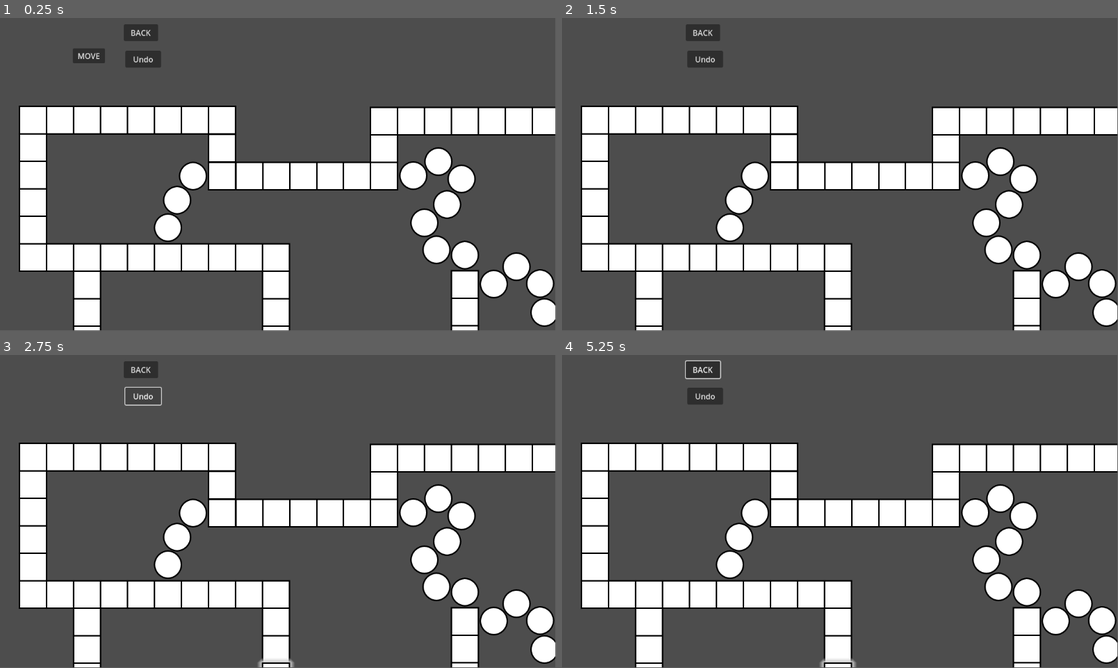
Above: before the commit, frames 1-4 (two rows, left to right).
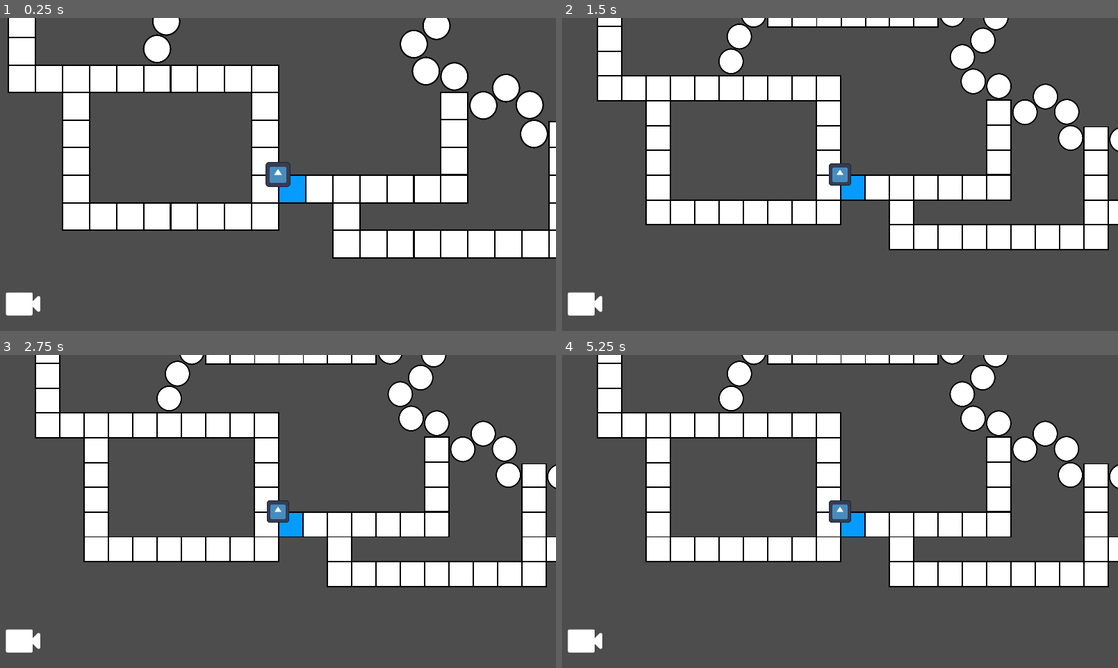
Above: after the commit, the same moments.

Repository: hfxbse/mparty
Game: Godot game, scene res://main/main.tscn
The game is run twice, just before and just after one commit, with the same random seed, the same clock (stepped at 60 frames per second) and the same inputs. The engine's default icon, where the game draws it, is replaced by a stand-in: a white triangle on a blue panel in a dark square.
Inputs (mouse positions are in pixels of both pictures, inside the frame that each line leads up to):
- Up to frame 1 (0.25 s): no input
- Up to frame 2 (1.5 s): click (589, 305) at 0.52 s; click (650, 55) at 1.25 s, where only the run before the commit has a clickable "MOVE"
- Up to frame 3 (2.75 s): click (144, 395) at 2 s, where only the run before the commit has a clickable "Undo"
- Up to frame 4 (5.25 s): click (706, 395) at 2.75 s, where only the run before the commit has a clickable "Undo"; click (706, 395) at 3.5 s, where only the run before the commit has a clickable "Undo"; click (701, 370) at 4.25 s, where only the run before the commit has a clickable "BACK"; move the mouse to (962, 495) at 5.02 s; hold M from 5.03 s (still down); click (962, 495) at 5.17 s
In our replay, the window is 799x449 before the commit and 800x450 after it. These sizes can differ from the game's own. Grey fills any space a smaller window leaves; there, only what the larger window draws over its background counts as a difference.

The runs differ from the first frame. In frame 1, 43% of the frame differs, in the area x 1-100%, y 0-100%; in frame 2, 42%; in frame 3, 42%; in frame 4, 42%.

Commit message:
Add cameras
PR #14

Diff:
--- a/main/main.gd
+++ b/main/main.gd
@@ -3,19 +3,40 @@
 @onready var player: Player = $Player
 @onready var map = $Map
 @onready var MoveButton = $MoveButton
+@onready var main_camera = $MainCamera
+@onready var player_camera = $Player/PlayerCamera
+@onready var hud = $HUD
 
+signal turn_start()
 
 func _init():
 	var question_handler = preload("res://data_providers/resources/question_provider.tres")
-	#Example call
-	print(question_handler.get_next_question(Question.Difficulty.EASY).question)
-	print(question_handler.get_random_question(Question.Difficulty.EASY).question)
 
 
 func _ready():
 	var start = map.start
 	player.current_location = start
 	player.global_position = start.global_position
+
+	player.turn_ended.connect(_on_player_turn_ended)
+	hud.camera_menu_pressed.connect(_on_menu_button_pressed)
+
+	if DisplayServer.is_touchscreen_available():
+		var mobile_hud = preload("res://overlay/mobile_hud.tscn").instantiate()
+		mobile_hud.zoom_in.connect(main_camera.zoom_in)
+		mobile_hud.zoom_out.connect(main_camera.zoom_out)
+		hud.add_child(mobile_hud)
+
+
+func _on_menu_button_pressed(main_camera_selected: bool):
+	main_camera.last_pos = player.position
+	main_camera.zoom_out()
+
+	if main_camera_selected:
+		main_camera.set_camera()
+
+	else:
+		player_camera.make_current()
 
 
 func _on_button_pressed():
@@ -33,3 +54,10 @@
 
 func _on_undo_button_pressed():
 	player.undo_last_move()
+
+
+func _process(delta):
+	if Input.is_key_pressed(KEY_M):
+		main_camera.set_camera()
+	elif Input.is_key_pressed(KEY_P):
+		player_camera.make_current()
--- a/main/main.tscn
+++ b/main/main.tscn
@@ -1,11 +1,15 @@
-[gd_scene load_steps=4 format=3 uid="uid://bwbwn4wc8mnyf"]
+[gd_scene load_steps=6 format=3 uid="uid://cfjyx6b4461mv"]
 
 [ext_resource type="Script" path="res://main/main.gd" id="1_5mwui"]
 [ext_resource type="PackedScene" uid="uid://bcs3nvv2okhry" path="res://map/map.tscn" id="2_n57xg"]
 [ext_resource type="PackedScene" uid="uid://c82nk64v2y7hl" path="res://player/player.tscn" id="3_kj1dm"]
+[ext_resource type="Script" path="res://main/main_camera.gd" id="4_lgfck"]
+[ext_resource type="PackedScene" uid="uid://do3h71ihunhmt" path="res://overlay/hud.tscn" id="5_j2h8g"]
 
 [node name="Node2" type="Node"]
 script = ExtResource("1_5mwui")
+
+[node name="HUD" parent="." instance=ExtResource("5_j2h8g")]
 
 [node name="Map" parent="." instance=ExtResource("2_n57xg")]
 position = Vector2(-54, 156)
@@ -34,7 +38,9 @@
 offset_bottom = 103.0
 text = "Undo"
 
-[connection signal="turn_ended" from="Player" to="." method="_on_player_turn_ended"]
+[node name="MainCamera" type="Camera2D" parent="."]
+script = ExtResource("4_lgfck")
+
 [connection signal="pressed" from="MoveButton" to="." method="_on_button_pressed"]
 [connection signal="pressed" from="BackButton" to="." method="_on_back_button_pressed"]
 [connection signal="pressed" from="UndoButton" to="." method="_on_undo_button_pressed"]
--- /dev/null
+++ b/main/main_camera.gd
@@ -0,0 +1,44 @@
+extends Camera2D
+
+var last_pos
+var target_zoom = 1.0
+var zoom_rate = 5.0
+const MIN_ZOOM = 0.2
+const MAX_ZOOM = 2.0
+const ZOOM_INCREMENT = 0.1
+
+func _ready():
+	last_pos = position
+
+
+func _unhandled_input(event: InputEvent) -> void:
+	if is_current():
+		if event is InputEventMouseMotion:
+			if event.button_mask == MOUSE_BUTTON_MASK_LEFT:
+				position -= event.relative / zoom
+		elif event is InputEventMouseButton:
+			if event.is_pressed:
+				if event.button_index == MOUSE_BUTTON_WHEEL_UP:
+					zoom_in()
+				if event.button_index == MOUSE_BUTTON_WHEEL_DOWN:
+					zoom_out()
+
+
+func zoom_in():
+	target_zoom = min(target_zoom + ZOOM_INCREMENT, MAX_ZOOM)
+	set_physics_process(true)
+
+
+func zoom_out():
+	target_zoom = max(target_zoom - ZOOM_INCREMENT, MIN_ZOOM)
+	set_physics_process(true)
+
+
+func _physics_process(delta):
+	zoom = lerp(zoom, target_zoom * Vector2.ONE, zoom_rate * delta)
+	set_physics_process(not is_equal_approx(zoom.x, target_zoom))
+
+
+func set_camera():
+	position = last_pos
+	make_current()
--- /dev/null
+++ b/overlay/hud.gd
@@ -0,0 +1,11 @@
+extends CanvasLayer
+
+@onready var menu_button = $MenuButton
+
+var main_camera_selected = false
+
+signal camera_menu_pressed(main_camera_selected: bool)
+
+func _on_menu_button_pressed():
+	main_camera_selected = !main_camera_selected
+	camera_menu_pressed.emit(main_camera_selected)
--- /dev/null
+++ b/overlay/hud.tscn
@@ -0,0 +1,24 @@
+[gd_scene load_steps=3 format=3 uid="uid://do3h71ihunhmt"]
+
+[ext_resource type="Script" path="res://overlay/hud.gd" id="1_fsqm8"]
+[ext_resource type="Texture2D" uid="uid://diaxj1uviwa50" path="res://camera.png" id="2_pdxrk"]
+
+[node name="HUD" type="CanvasLayer"]
+script = ExtResource("1_fsqm8")
+
+[node name="MenuButton" type="TextureButton" parent="."]
+anchors_preset = 2
+anchor_top = 1.0
+anchor_bottom = 1.0
+offset_top = -104.0
+offset_right = 104.0
+grow_vertical = 0
+size_flags_horizontal = 0
+size_flags_vertical = 8
+texture_normal = ExtResource("2_pdxrk")
+texture_pressed = ExtResource("2_pdxrk")
+texture_hover = ExtResource("2_pdxrk")
+texture_disabled = ExtResource("2_pdxrk")
+texture_focused = ExtResource("2_pdxrk")
+
+[connection signal="pressed" from="MenuButton" to="." method="_on_menu_button_pressed"]
--- /dev/null
+++ b/overlay/mobile_hud.gd
@@ -0,0 +1,11 @@
+extends CanvasLayer
+
+signal zoom_in()
+signal zoom_out()
+
+func _on_zoom_in_button_pressed():
+	zoom_in.emit()
+
+
+func _on_zoom_out_button_pressed():
+	zoom_out.emit()
--- /dev/null
+++ b/overlay/mobile_hud.tscn
@@ -0,0 +1,29 @@
+[gd_scene load_steps=2 format=3 uid="uid://li7iekjt8rnd"]
+
+[ext_resource type="Script" path="res://overlay/mobile_hud.gd" id="1_dgr5d"]
+
+[node name="MobileHUD" type="CanvasLayer"]
+script = ExtResource("1_dgr5d")
+
+[node name="VBoxContainer" type="VBoxContainer" parent="."]
+offset_left = 1070.0
+offset_top = 500.0
+offset_right = 1132.0
+offset_bottom = 628.0
+size_flags_horizontal = 3
+size_flags_vertical = 3
+
+[node name="ZoomInButton" type="Button" parent="VBoxContainer"]
+layout_mode = 2
+size_flags_vertical = 3
+theme_override_font_sizes/font_size = 24
+text = "+"
+
+[node name="ZoomOutButton" type="Button" parent="VBoxContainer"]
+layout_mode = 2
+size_flags_vertical = 3
+theme_override_font_sizes/font_size = 24
+text = "-"
+
+[connection signal="pressed" from="VBoxContainer/ZoomInButton" to="." method="_on_zoom_in_button_pressed"]
+[connection signal="pressed" from="VBoxContainer/ZoomOutButton" to="." method="_on_zoom_out_button_pressed"]
--- a/player/player.gd
+++ b/player/player.gd
@@ -1,7 +1,6 @@
 class_name Player extends Node2D
 
 var moves = 0
-
 var current_location: Field
 var last_location: Field
 
--- a/player/player.tscn
+++ b/player/player.tscn
@@ -10,3 +10,5 @@
 [node name="Sprite2D" type="Sprite2D" parent="."]
 scale = Vector2(0.4, 0.4)
 texture = ExtResource("2_br2sk")
+
+[node name="PlayerCamera" type="Camera2D" parent="."]
--- a/project.godot
+++ b/project.godot
@@ -15,6 +15,15 @@
 config/features=PackedStringArray("4.0", "GL Compatibility")
 config/icon="res://player/icon.svg"
 
+[display]
+
+window/stretch/mode="canvas_items"
+window/stretch/aspect="expand"
+
+[dotnet]
+
+project/assembly_name="mparty"
+
 [editor]
 
 version_control/plugin_name="GitPlugin"
Binary file added: camera.png
Not shown, added: camera.png.import
Not shown: 85 places in map/map.tscn that only renumber resources
